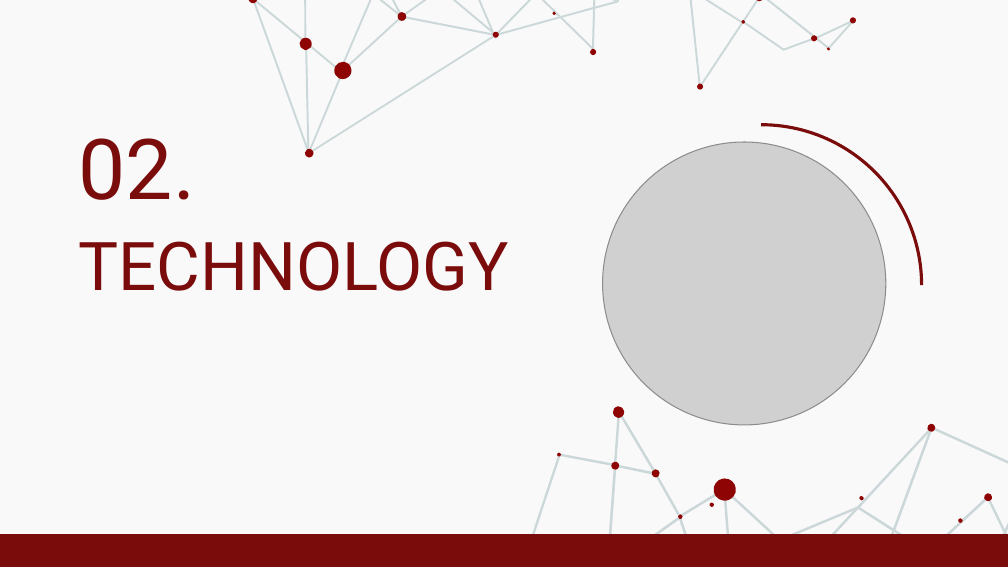
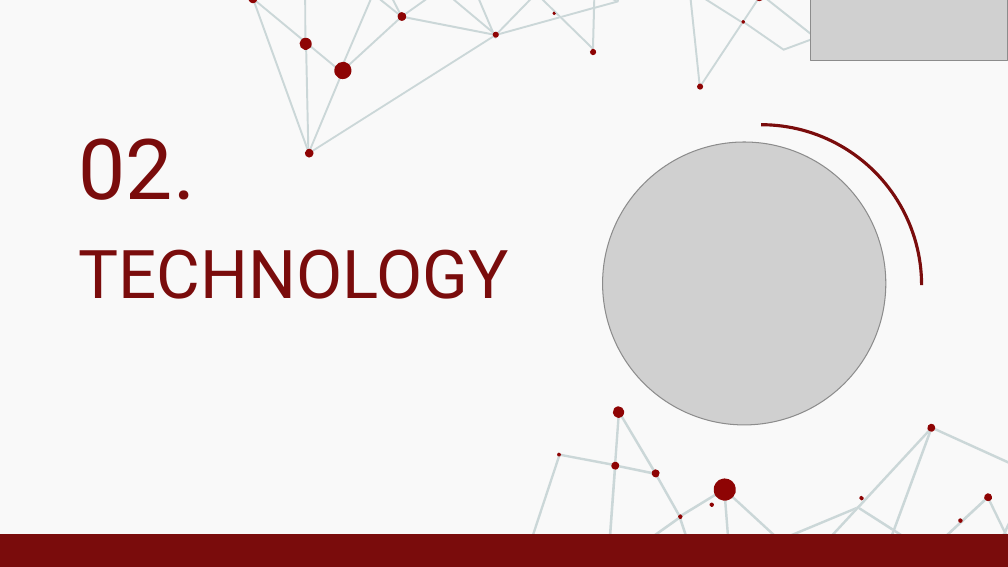
Before and after one commit to SmartHouse-Thesis/Main-Repository, a slide deck: slide 8 of Slide/ISHE_Nguyen_Tri_Thong_SP24SE201.pptx (slide 7 before the commit). Drawn at 1008x567 pixels with LibreOffice and Linux fonts; fonts in the diff are those of the drawing; grey boxes stand for pictures. Boxes give left, top, right and bottom in pixels: in the first picture for what was removed or moved away, otherwise in the second. Text is boxed around its words. In the diff, an @@ line names an element or a change of style, - is before the commit and + after.

```diff
--- a/Slide/ISHE_Nguyen_Tri_Thong_SP24SE201.pptx
+++ b/Slide/ISHE_Nguyen_Tri_Thong_SP24SE201.pptx
@@ picture added at box(810, 0, 1008, 60) @@
@@ group removed at box(816, 17, 856, 50): 5 freeform shapes @@
@@ title "TECHNOLOGY": place and size @@
-title "TECHNOLOGY" at box(79, 241, 509, 291)
+title "TECHNOLOGY" at box(79, 249, 509, 299)
```
Also in this commit, not shown: 21 other slides changed, 14 slides added, 3 slides removed.
